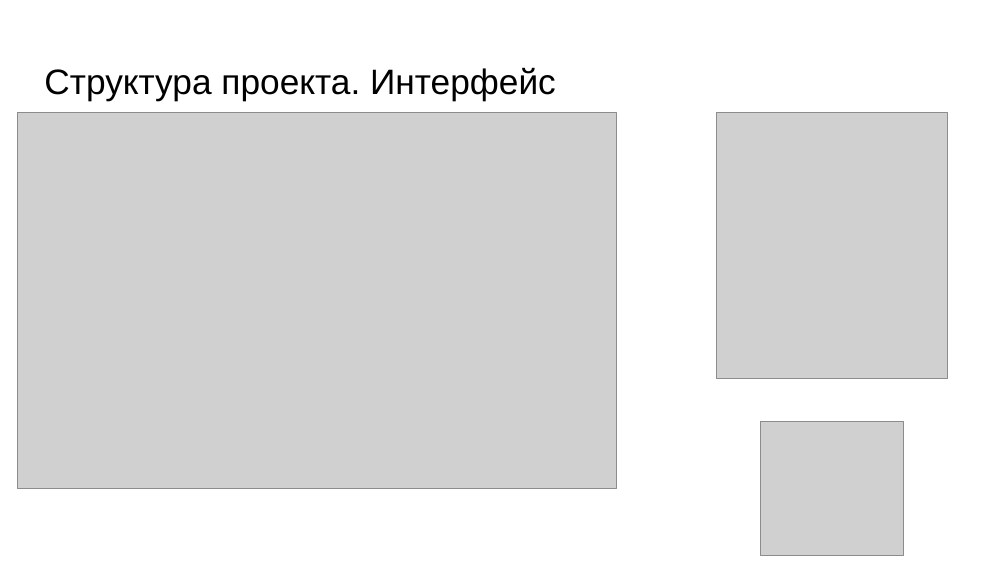
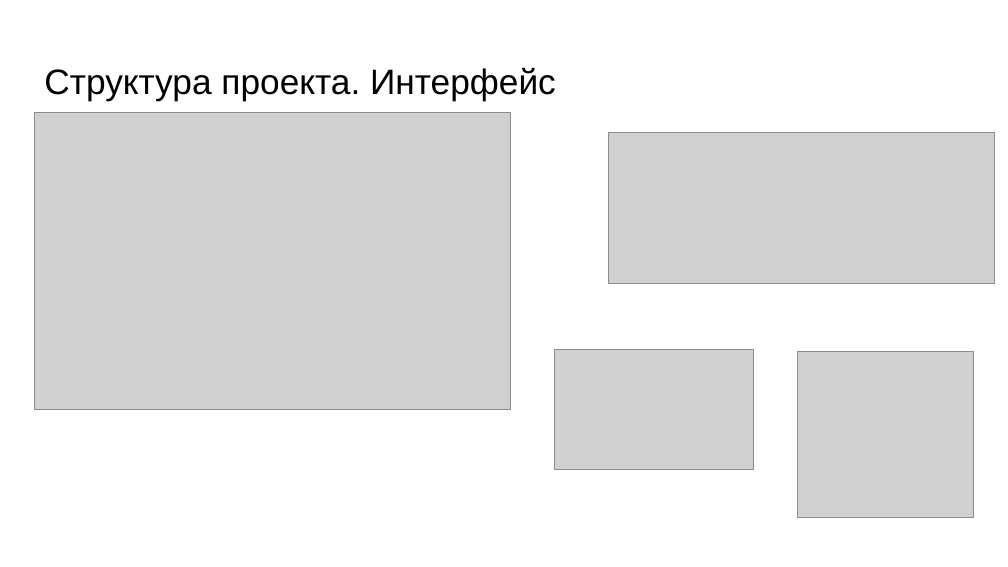
Before and after one commit to Mooro869/PhotoCollection, a slide deck: slide 5 of Презентация Photo Collection.pptx. Drawn at 1008x567 pixels with LibreOffice and Linux fonts; fonts in the diff are those of the drawing; grey boxes stand for pictures. Boxes give left, top, right and bottom in pixels: in the first picture for what was removed or moved away, otherwise in the second. Text is boxed around its words. In the diff, an @@ line names an element or a change of style, - is before the commit and + after.

Commit message:
Изменение интерфейса дополнительных окон Переделана Презентация Photo Collection.pptx

```diff
--- a/Презентация Photo Collection.pptx
+++ b/Презентация Photo Collection.pptx
@@ picture: place and size @@
-picture at (17, 112, 616, 489)
+picture at (34, 112, 511, 409)
@@ picture removed at (717, 112, 948, 379) @@
@@ picture added at (609, 133, 995, 283) @@
@@ picture added at (554, 350, 754, 470) @@
@@ picture added at (797, 352, 974, 518) @@
@@ picture removed at (761, 421, 903, 555) @@
```
Also in this commit, not shown: 2 other slides changed, 10 other files.
